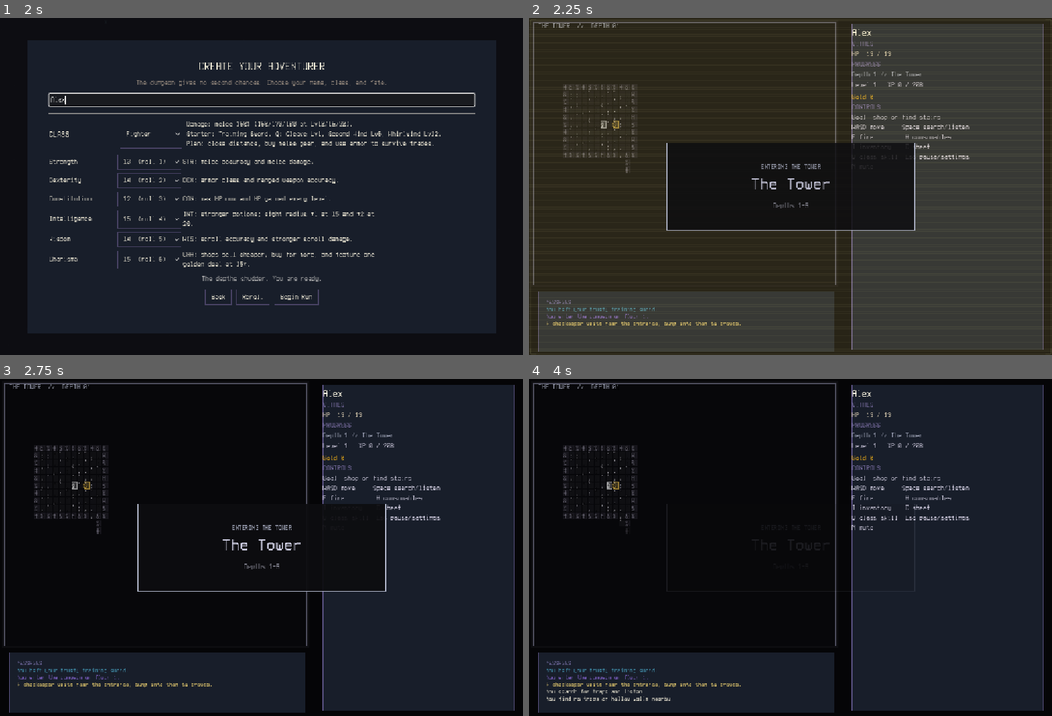
Above: before the commit, frames 1-4 (two rows, left to right).
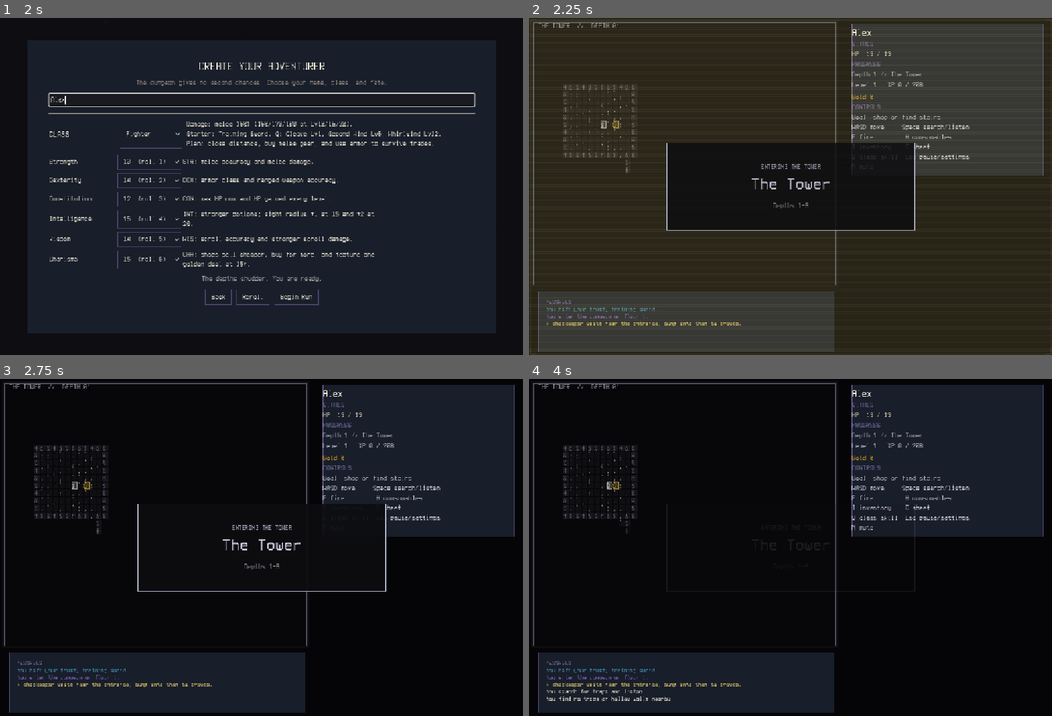
Above: after the commit, the same moments.

Repository: damiankovac0-pixel/DND-Roguelike-Dungeon-Crawler
Game: Godot game, scene res://scenes/main_menu.tscn
The game is run twice, just before and just after one commit, with the same random seed, the same clock (stepped at 60 frames per second) and the same inputs.
Inputs (mouse positions are in pixels of both pictures, inside the frame that each line leads up to):
- Up to frame 1 (2 s): click "Enter the Dungeon" at 0.5 s; click (261, 98) at 1.27 s; type "Alex" at 1.35 s
- Up to frame 2 (2.25 s): click "Begin Run" at 2 s
- Up to frame 3 (2.75 s): no input
- Up to frame 4 (4 s): tap Enter (ui_accept) at 2.75, 3.02, 3.5 s; move the mouse to (905, 530) at 2.77 s; hold D (move_right) 2.78-3.5 s; hold Space (wait) 2.78-3.5 s; click (905, 530) at 2.92 s; drag from (685, 564) to (764, 614) at 3.52 s

Frame 1 is identical in both runs. In frame 2, 17% of the frame differs, in the area x 61-99%, y 46-99%; in frame 3, 17%; in frame 4, 19%.

Commit message:
Release V23.2.2 compact HUD hotfix

Diff:
--- a/scenes/game.tscn
+++ b/scenes/game.tscn
@@ -222,13 +222,13 @@
 anchor_left = 0.6
 anchor_top = 0.0
 anchor_right = 1.0
-anchor_bottom = 1.0
+anchor_bottom = 0.0
 offset_left = 20.0
 offset_top = 12.0
 offset_right = -20.0
-offset_bottom = -12.0
-grow_horizontal = 2
-grow_vertical = 2
+offset_bottom = 380.0
+grow_horizontal = 2
+grow_vertical = 0
 theme_override_styles/panel = SubResource("StyleBoxFlat_terminal_panel")
 [node name="MessageLog" type="PanelContainer" parent="UI"]
 layout_mode = 1
--- a/scripts/autoload/game_manager.gd
+++ b/scripts/autoload/game_manager.gd
@@ -12,7 +12,7 @@
 
 # === Constants ===
 const HISTORY_PATH: String = "user://character_history.json"
-const GAME_VERSION: String = "23.2.1"
+const GAME_VERSION: String = "23.2.2"
 const LAST_UPDATED: String = "2026-07-11"
 const CLASS_FIGHTER: StringName = &"fighter"
 const CLASS_RANGER: StringName = &"ranger"
--- a/scripts/tests/test_damage_clarity_polish.gd
+++ b/scripts/tests/test_damage_clarity_polish.gd
@@ -21,6 +21,8 @@
 		_check_library_bestiary_affinities()
 	if not _failed:
 		_check_overlay_layering()
+	if not _failed:
+		await _check_compact_hud_panel()
 	if not _failed:
 		await _check_message_log_semantic_colors()
 	if not _failed:
@@ -96,6 +98,71 @@
 		return
 	game.free()
 	print("  overlay layering: pause menu stays above biome introductions")
+
+
+func _check_compact_hud_panel() -> void:
+	var game_manager: Node = root.get_node_or_null("/root/GameManager")
+	if game_manager == null:
+		_fail("GameManager autoload missing")
+		return
+	game_manager.prepare_character("debug", {}, game_manager.CLASS_FIGHTER)
+	var game: Node = load("res://scenes/game.tscn").instantiate()
+	root.add_child(game)
+	await process_frame
+	await process_frame
+	var sidebar_panel: PanelContainer = game.get_node("UI/SidebarPanel")
+	var sidebar_vbox: VBoxContainer = game.get_node("UI/HUD/Margin/VBox")
+	var viewport_height: float = game.get_viewport_rect().size.y
+	var normal_height: float = sidebar_panel.size.y
+	if normal_height >= viewport_height * 0.75:
+		_fail(
+			(
+				"Normal HUD sidebar should hug its content, got %.1f of %.1f px"
+				% [normal_height, viewport_height]
+			)
+		)
+		game.free()
+		game_manager.abandon_run()
+		return
+	var normal_content_height: float = sidebar_vbox.get_combined_minimum_size().y
+	if normal_height > normal_content_height + 24.0:
+		_fail(
+			(
+				"Normal HUD sidebar has excessive empty space: panel=%.1f content=%.1f"
+				% [normal_height, normal_content_height]
+			)
+		)
+		game.free()
+		game_manager.abandon_run()
+		return
+	game.hud.show_boss_health("Test Boss", 80, 100, Color.WHITE, 1, "Test Arena", "lane (2)")
+	await process_frame
+	await process_frame
+	var boss_height: float = sidebar_panel.size.y
+	if boss_height <= normal_height:
+		_fail(
+			(
+				"Boss HUD sidebar should grow for boss details: normal=%.1f boss=%.1f"
+				% [normal_height, boss_height]
+			)
+		)
+		game.free()
+		game_manager.abandon_run()
+		return
+	if boss_height >= viewport_height * 0.75:
+		_fail(
+			(
+				"Boss HUD sidebar should remain compact, got %.1f of %.1f px"
+				% [boss_height, viewport_height]
+			)
+		)
+		game.free()
+		game_manager.abandon_run()
+		return
+	game.free()
+	game_manager.abandon_run()
+	await process_frame
+	print("  HUD layout: sidebar hugs normal and boss content without a full-height empty panel")
 
 
 func _check_message_log_semantic_colors() -> void:
--- a/scripts/tests/test_v11_5_ui_polish.gd
+++ b/scripts/tests/test_v11_5_ui_polish.gd
@@ -177,10 +177,10 @@
 	if game_manager == null:
 		_fail("GameManager autoload missing")
 		return
-	if game_manager.GAME_VERSION != "23.2.1":
-		_fail("GameManager.GAME_VERSION expected '23.2.1', got '%s'" % game_manager.GAME_VERSION)
+	if game_manager.GAME_VERSION != "23.2.2":
+		_fail("GameManager.GAME_VERSION expected '23.2.2', got '%s'" % game_manager.GAME_VERSION)
 	var version_label: String = game_manager.get_version_label()
-	if not "23.2.1" in version_label:
+	if not "23.2.2" in version_label:
 		_fail("get_version_label() missing version: " + version_label)
 	if not "2026-07-11" in version_label:
 		_fail("get_version_label() missing date: " + version_label)
--- a/scripts/tests/test_v15_feeling_upgrade.gd
+++ b/scripts/tests/test_v15_feeling_upgrade.gd
@@ -762,26 +762,26 @@
 		_fail("GameManager instance missing GAME_VERSION property")
 
 	var gm_version: String = gm.GAME_VERSION
-	if gm_version != "23.2.1":
-		_fail(
-			(
-				"GameManager.GAME_VERSION expected '23.2.1', got '%s' — V23.2.1 release not set"
+	if gm_version != "23.2.2":
+		_fail(
+			(
+				"GameManager.GAME_VERSION expected '23.2.2', got '%s' — V23.2.2 release not set"
 				% gm_version
 			)
 		)
 		return
-	print("  GameManager.GAME_VERSION = 23.2.1")
+	print("  GameManager.GAME_VERSION = 23.2.2")
 
 	var label: String = gm.get_version_label()
-	if not "23.2.1" in label or not "2026-07-11" in label:
+	if not "23.2.2" in label or not "2026-07-11" in label:
 		print(
 			(
 				"  WARNING: GameManager.get_version_label() = '%s' — "
-				+ "may not reference 23.2.1 / 2026-07-11" % label
-			)
-		)
-	else:
-		print("  GameManager.get_version_label() references 23.2.1 / 2026-07-11")
+				+ "may not reference 23.2.2 / 2026-07-11" % label
+			)
+		)
+	else:
+		print("  GameManager.get_version_label() references 23.2.2 / 2026-07-11")
 
 
 # ======================================================================
--- a/scripts/tests/test_v23_projectile_resources.gd
+++ b/scripts/tests/test_v23_projectile_resources.gd
@@ -442,12 +442,12 @@
 		_fail("GameManager autoload missing")
 		return
 
-	if gm.GAME_VERSION != "23.2.1":
-		_fail("GameManager.GAME_VERSION expected '23.2.1', got '%s'" % gm.GAME_VERSION)
+	if gm.GAME_VERSION != "23.2.2":
+		_fail("GameManager.GAME_VERSION expected '23.2.2', got '%s'" % gm.GAME_VERSION)
 
 	var version_label: String = gm.get_version_label()
-	if not "23.2.1" in version_label:
-		_fail("get_version_label() missing '23.2.1': " + version_label)
+	if not "23.2.2" in version_label:
+		_fail("get_version_label() missing '23.2.2': " + version_label)
 		return
 
 	if not "2026-07-11" in version_label:
@@ -463,19 +463,19 @@
 		_fail("LibraryMenu should expose version_history.gd through VERSION_HISTORY")
 		return
 
-	# Version_history.gd keeps the current V23.2.1 and historical V23.2.0 entries.
+	# Version_history.gd keeps the current V23.2.2 and historical V23.2.1 entries.
 	var history: Array = VersionHistoryScript.VERSION_HISTORY
+	var found_v23_2_2: bool = false
 	var found_v23_2_1: bool = false
-	var found_v23_2_0: bool = false
 	for entry: String in history:
+		if "V23.2.2" in entry:
+			found_v23_2_2 = true
 		if "V23.2.1" in entry:
 			found_v23_2_1 = true
-		if "V23.2.0" in entry:
-			found_v23_2_0 = true
+	if not found_v23_2_2:
+		_fail("version_history.gd should contain V23.2.2 entry")
+		return
 	if not found_v23_2_1:
-		_fail("version_history.gd should contain V23.2.1 entry")
-		return
-	if not found_v23_2_0:
-		_fail("version_history.gd should retain V23.2.0 entry")
-		return
-	print("  version metadata: 23.2.1, 2026-07-11, V23.2.0+V23.2.1 in VERSION_HISTORY")
+		_fail("version_history.gd should retain V23.2.1 entry")
+		return
+	print("  version metadata: 23.2.2, 2026-07-11, V23.2.1+V23.2.2 in VERSION_HISTORY")
--- a/scripts/ui/hud.gd
+++ b/scripts/ui/hud.gd
@@ -12,6 +12,9 @@
 const LABEL_PULSE_SCALE: Vector2 = Vector2(1.08, 1.08)
 const LABEL_PULSE_SECONDS: float = 0.24
 const BOSS_HP_BAR_CELLS: int = 12
+const SIDEBAR_BOTTOM_GAP: float = 12.0
+const SIDEBAR_CONTENT_PADDING: float = 18.0
+const SIDEBAR_MIN_HEIGHT: float = 300.0
 
 # === Private Variables ===
 var _biome_name: String = "The Tower"
@@ -48,6 +51,8 @@
 @onready var stats_label: RichTextLabel = $Margin/VBox/StatsLabel
 @onready var gold_label: Label = $Margin/VBox/GoldLabel
 @onready var help_label: Label = $Margin/VBox/HelpLabel
+@onready var sidebar_panel: PanelContainer = $"../SidebarPanel"
+@onready var sidebar_vbox: VBoxContainer = $Margin/VBox
 
 
 # === Lifecycle Methods ===
@@ -55,6 +60,7 @@
 	GameManager.player_damaged.connect(_update_hp)
 	GameManager.xp_changed.connect(_update_xp)
 	GameManager.floor_changed.connect(_update_floor)
+	resized.connect(_queue_sidebar_resize)
 	stats_label.bbcode_enabled = true
 	stats_label.fit_content = true
 	stats_label.scroll_active = false
@@ -282,3 +288,19 @@
 		+ "Q class skill  Esc pause/settings\n"
 		+ "M mute"
 	)
+	_queue_sidebar_resize()
+
+
+func _queue_sidebar_resize() -> void:
+	if not is_inside_tree():
+		return
+	call_deferred("_resize_sidebar_panel")
+
+
+func _resize_sidebar_panel() -> void:
+	if not is_instance_valid(sidebar_panel) or not is_instance_valid(sidebar_vbox):
+		return
+	var available_height: float = maxf(0.0, size.y - sidebar_panel.offset_top - SIDEBAR_BOTTOM_GAP)
+	var content_height: float = sidebar_vbox.get_combined_minimum_size().y
+	var target_height: float = maxf(SIDEBAR_MIN_HEIGHT, content_height + SIDEBAR_CONTENT_PADDING)
+	sidebar_panel.offset_bottom = (sidebar_panel.offset_top + minf(target_height, available_height))
--- a/scripts/version_history.gd
+++ b/scripts/version_history.gd
@@ -53,4 +53,5 @@
 	"[color=#f1c75b]V23.1.0[/color] — Comprehensive balance pass across floors 1-25: smoother class, equipment, consumable, enemy, boss, shop, chest, XP, and economy progression with deterministic regression coverage.",
 	"[color=#f1c75b]V23.2.0[/color] — Whole-game hardening and polish pass: corrected trap entry and death-turn semantics, …(272 unchanged characters)…
 	"[color=#f1c75b]V23.2.1[/color] — Boss arena rework: larger 21x19 ritual spaces, readable ASCII doors and boss art, stationary set-piece bosses, narrow snapshotted attack lanes, guaranteed dodge refuges, two-turn damaging windups, and clearer boss-specific tells.",
+	"[color=#f1c75b]V23.2.2[/color] — Compact HUD hotfix: the right-side status card now hugs its visible normal or boss content instead of stretching into a mostly empty full-height panel, with responsive desktop and narrow-layout coverage.",
 ]
Not shown, changed: export_presets.cfg
